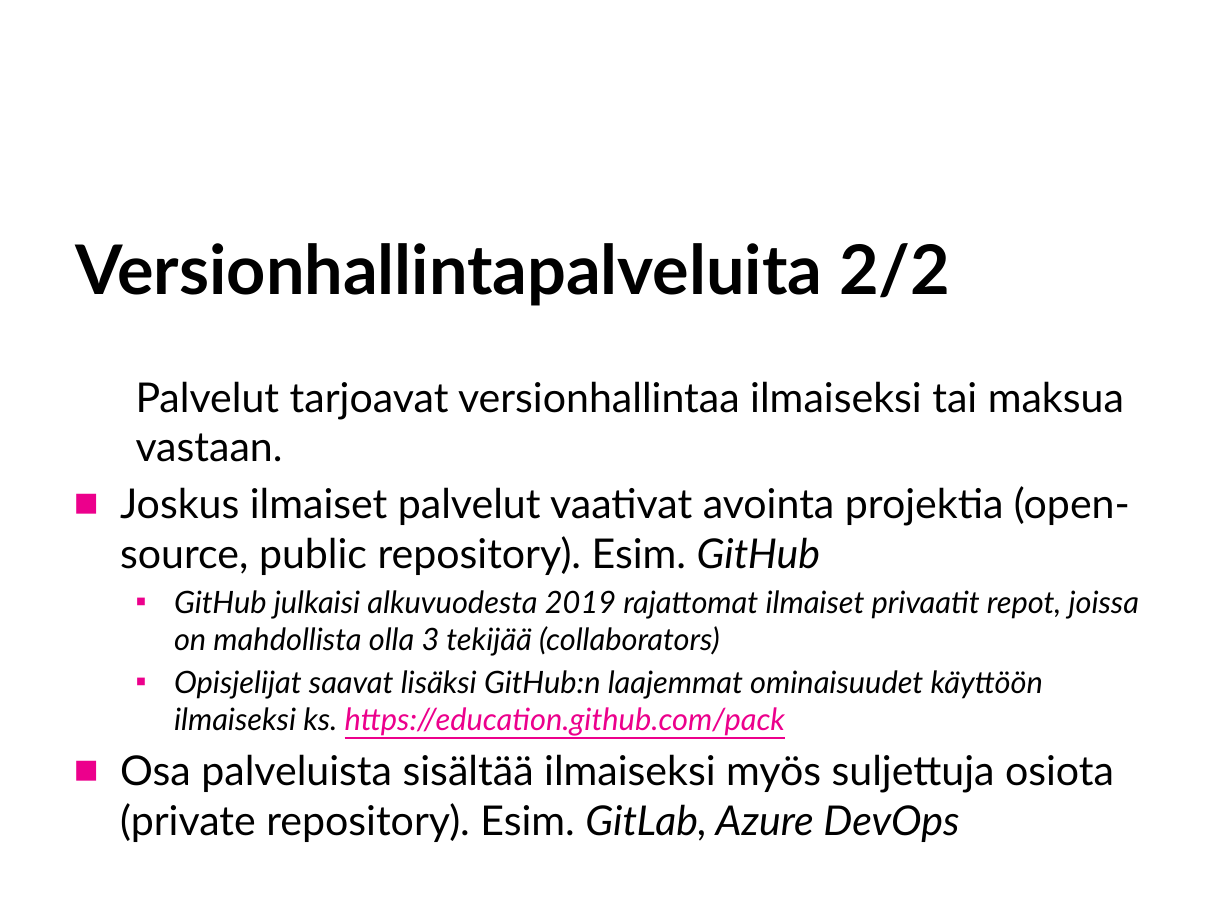
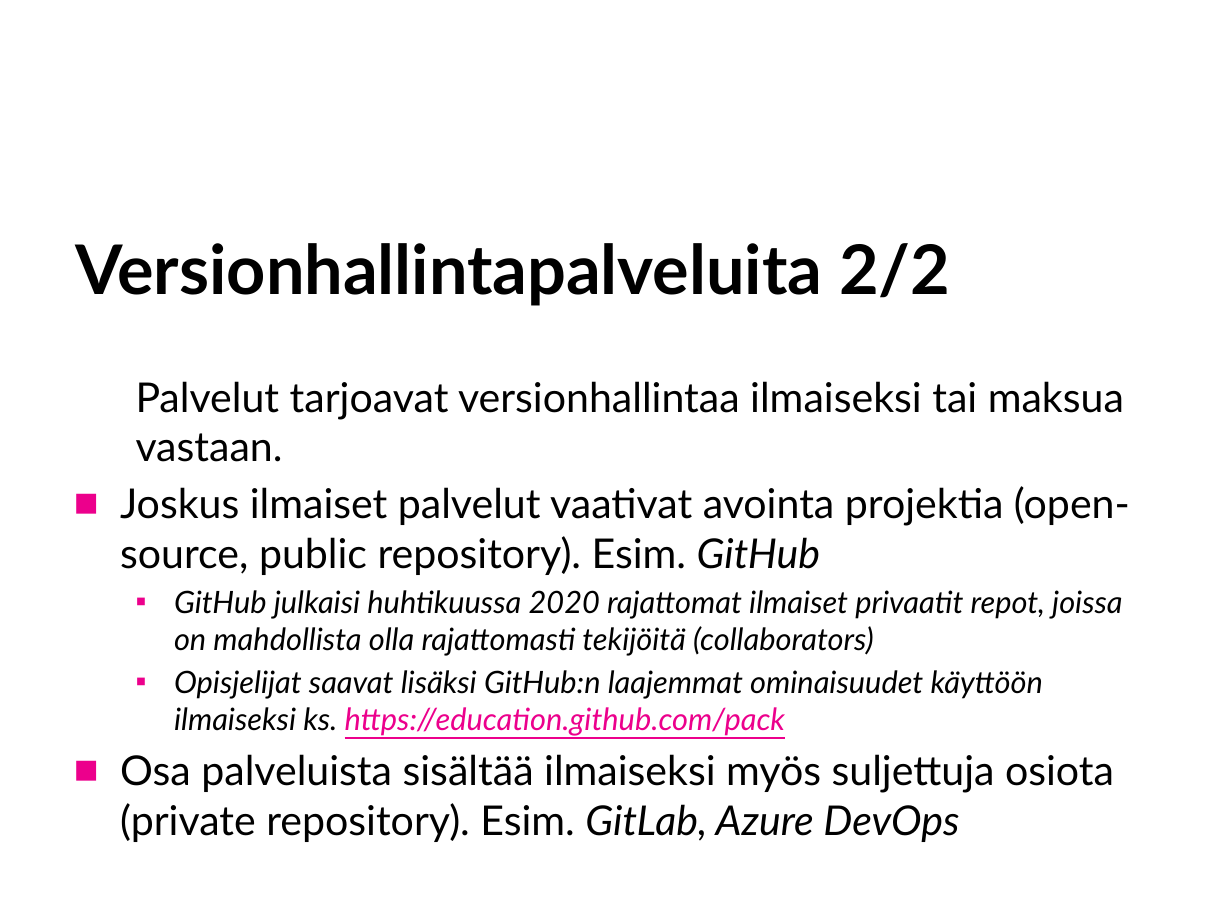
Before and after one commit to SavoniaUAS/versioncontrol, a slide deck: slide 6 of versionhallinta.pptx. Drawn at 1232x924 pixels with LibreOffice and Linux fonts; fonts in the diff are those of the drawing; background and template pictures are left out. Boxes give left, top, right and bottom in pixels: in the first picture for what was removed or moved away, otherwise in the second. Text is boxed around its words. In the diff, an @@ line names an element or a change of style, - is before the commit and + after.

```diff
--- a/versionhallinta.pptx
+++ b/versionhallinta.pptx
@@ text at <box>174,590,1122,656</box>: text changed @@
-  ▪ GitHub julkaisi alkuvuodesta 2019 rajattomat ilmaiset privaatit repot, joissa on mahdollista olla 3 tekijää (collaborators)
+  ▪ GitHub julkaisi huhtikuussa 2020 rajattomat ilmaiset privaatit repot, joissa on mahdollista olla rajattomasti tekijöitä (collaborators)
```
Also in this commit, not shown: 7 other slides changed, 2 slides added, 1 other file.
